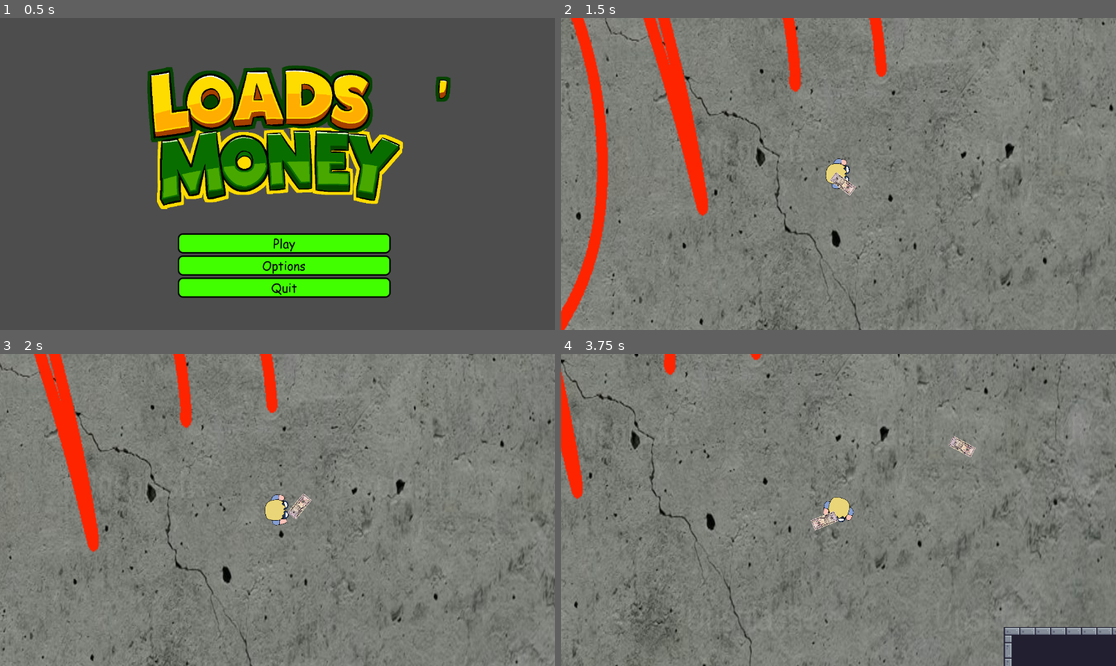
Above: before the commit, frames 1-4 (two rows, left to right).
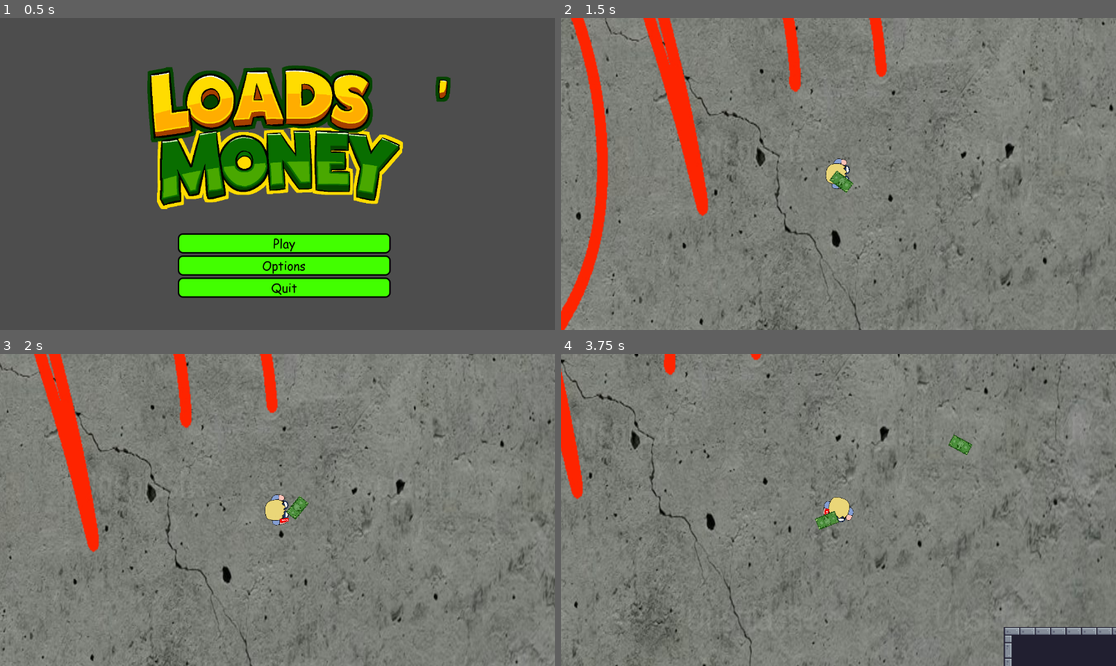
Above: after the commit, the same moments.

Repository: agreene5/Loads-O-Money
Game: Godot game, scene res://main_menu.tscn
The game is run twice, just before and just after one commit, with the same random seed, the same clock (stepped at 60 frames per second) and the same inputs.
Inputs (mouse positions are in pixels of both pictures, inside the frame that each line leads up to):
- Up to frame 1 (0.5 s): no input
- Up to frame 2 (1.5 s): click "Play" at 0.5 s; tap Enter at 1.25 s; move the mouse to (960, 158) at 1.27 s; hold D (right) from 1.28 s (still down); tap E at 1.35 s; click (960, 158) at 1.42 s
- Up to frame 3 (2 s): keep holding D (right)
- Up to frame 4 (3.75 s): move the mouse to (727, 525) at 2.02 s; release D (right) at 2.03 s; hold S (down) 2.03-2.78 s; tap E at 2.1, 2.85, 3.6 s; move the mouse to (894, 441) at 2.77 s; hold D (right) 2.78-3.53 s; move the mouse to (810, 572) at 3.52 s; hold W (up) from 3.53 s (still down); click (810, 572) at 3.67 s

Frame 1 is identical in both runs. In frame 2, 0.2% of the frame differs, in the area x 48-54%, y 48-58%; in frame 3, 0.2%; in frame 4, 0.4%, in the area x 44-75%, y 25-57%.

Commit message:
Added shot assets

Diff:
--- a/Checks/player_1000_check_shot.tscn
+++ b/Checks/player_1000_check_shot.tscn
@@ -1,10 +1,11 @@
 [gd_scene load_steps=5 format=3 uid="uid://cfkg8f4woeshj"]
 
 [ext_resource type="Script" path="res://Checks/Player_Check_Shot.gd" id="1_1t2cq"]
-[ext_resource type="Texture2D" uid="uid://doi0jq4r1xh8o" path="res://Temp_Assets/Temp_Character_Assets/Temp_1000Check_Projectile.png" id="2_hcrrx"]
+[ext_resource type="Texture2D" uid="uid://d2exg5xw67w70" path="res://Finished_Assets/Player_Shot_Assets/Check_1000.PNG" id="2_qylnd"]
 [ext_resource type="Script" path="res://Checks/1000_Check_Health.gd" id="3_w1td3"]
 
 [sub_resource type="RectangleShape2D" id="RectangleShape2D_0x6im"]
+size = Vector2(22.4771, 20.1342)
 
 [node name="Player_1000_Check_Shot" type="RigidBody2D"]
 collision_layer = 2
@@ -13,10 +14,11 @@
 script = ExtResource("1_1t2cq")
 
 [node name="Player_1000_Check_Shot_Sprite" type="Sprite2D" parent="."]
-scale = Vector2(0.24, 0.36)
-texture = ExtResource("2_hcrrx")
+scale = Vector2(0.08, 0.08)
+texture = ExtResource("2_qylnd")
 
 [node name="CollisionShape2D" type="CollisionShape2D" parent="."]
+position = Vector2(-23, -3)
 scale = Vector2(8.72, 5.96)
 shape = SubResource("RectangleShape2D_0x6im")
 
--- a/Checks/player_100_check_shot.tscn
+++ b/Checks/player_100_check_shot.tscn
@@ -1,10 +1,11 @@
 [gd_scene load_steps=5 format=3 uid="uid://na1amkbfo47n"]
 
 [ext_resource type="Script" path="res://Checks/Player_Check_Shot.gd" id="1_hv3mh"]
-[ext_resource type="Texture2D" uid="uid://16frs63ik45w" path="res://Temp_Assets/Temp_Character_Assets/Temp_100Check_Projectile.png" id="2_avtel"]
+[ext_resource type="Texture2D" uid="uid://tort1q8qxmy" path="res://Finished_Assets/Player_Shot_Assets/Check_100.PNG" id="2_yr6em"]
 [ext_resource type="Script" path="res://Checks/100_Check_Health.gd" id="3_idela"]
 
 [sub_resource type="RectangleShape2D" id="RectangleShape2D_dga3a"]
+size = Vector2(21.5278, 18.5)
 
 [node name="Player_100_Check_Shot" type="RigidBody2D"]
 collision_layer = 2
@@ -13,10 +14,11 @@
 script = ExtResource("1_hv3mh")
 
 [node name="Player_100_Check_Shot_Sprite" type="Sprite2D" parent="."]
-scale = Vector2(0.08, 0.12)
-texture = ExtResource("2_avtel")
+scale = Vector2(0.025, 0.025)
+texture = ExtResource("2_yr6em")
 
 [node name="CollisionShape2D" type="CollisionShape2D" parent="."]
+position = Vector2(-7, -0.5)
 scale = Vector2(2.88, 2)
 shape = SubResource("RectangleShape2D_dga3a")
 
--- a/Checks/player_200_check_shot.tscn
+++ b/Checks/player_200_check_shot.tscn
@@ -1,10 +1,11 @@
 [gd_scene load_steps=5 format=3 uid="uid://da7bawe0c0gb"]
 
 [ext_resource type="Script" path="res://Checks/Player_Check_Shot.gd" id="1_ugurk"]
-[ext_resource type="Texture2D" uid="uid://6occ53nqk10j" path="res://Temp_Assets/Temp_Character_Assets/Temp_200Check_Projectile.png" id="2_tn67a"]
+[ext_resource type="Texture2D" uid="uid://b5j2hno6a1arp" path="res://Finished_Assets/Player_Shot_Assets/Check_200.png" id="2_1wmv1"]
 [ext_resource type="Script" path="res://Checks/200_Check_Health.gd" id="3_4d6fd"]
 
 [sub_resource type="RectangleShape2D" id="RectangleShape2D_0mfun"]
+size = Vector2(22.5, 20.2703)
 
 [node name="Player_200_Check_Shot" type="RigidBody2D"]
 collision_layer = 2
@@ -13,10 +14,11 @@
 script = ExtResource("1_ugurk")
 
 [node name="Player_200_Check_Shot_Sprite" type="Sprite2D" parent="."]
-scale = Vector2(0.12, 0.18)
-texture = ExtResource("2_tn67a")
+scale = Vector2(0.04, 0.04)
+texture = ExtResource("2_1wmv1")
 
 [node name="CollisionShape2D" type="CollisionShape2D" parent="."]
+position = Vector2(-11.5, -0.999999)
 scale = Vector2(4.4, 2.96)
 shape = SubResource("RectangleShape2D_0mfun")
 
--- a/Checks/player_500_check_shot.tscn
+++ b/Checks/player_500_check_shot.tscn
@@ -1,10 +1,11 @@
 [gd_scene load_steps=5 format=3 uid="uid://qxpgsq6pds5y"]
 
 [ext_resource type="Script" path="res://Checks/Player_Check_Shot.gd" id="1_wf0ve"]
-[ext_resource type="Texture2D" uid="uid://bcrfrgcnn77bw" path="res://Temp_Assets/Temp_Character_Assets/Temp_500Check_Projectile.png" id="2_md7k1"]
+[ext_resource type="Texture2D" uid="uid://lfiug8snipvf" path="res://Finished_Assets/Player_Shot_Assets/Check_500.PNG" id="2_y8jfq"]
 [ext_resource type="Script" path="res://Checks/500_Check_Health.gd" id="3_opyej"]
 
 [sub_resource type="RectangleShape2D" id="RectangleShape2D_824l6"]
+size = Vector2(20.9184, 18.5)
 
 [node name="Player_500_Check_Shot" type="RigidBody2D"]
 collision_layer = 2
@@ -13,10 +14,11 @@
 script = ExtResource("1_wf0ve")
 
 [node name="Player_500_Check_Shot_Sprite" type="Sprite2D" parent="."]
-scale = Vector2(0.16, 0.24)
-texture = ExtResource("2_md7k1")
+scale = Vector2(0.05, 0.05)
+texture = ExtResource("2_y8jfq")
 
 [node name="CollisionShape2D" type="CollisionShape2D" parent="."]
+position = Vector2(-14.5, -2)
 scale = Vector2(5.88, 4)
 shape = SubResource("RectangleShape2D_824l6")
 
--- a/Coins/player_dime_coin_shot.tscn
+++ b/Coins/player_dime_coin_shot.tscn
@@ -1,7 +1,7 @@
 [gd_scene load_steps=6 format=3 uid="uid://b8yrxl70tl2so"]
 
 [ext_resource type="Script" path="res://Coins/Player_Coin_Shot.gd" id="1_ndrxx"]
-[ext_resource type="Texture2D" uid="uid://doxph6xksgtn6" path="res://Temp_Assets/Temp_Character_Assets/Temp_Dime_Projectile.png" id="2_4n57j"]
+[ext_resource type="Texture2D" uid="uid://o25ny8563yco" path="res://Finished_Assets/Player_Shot_Assets/Dime.png" id="2_q4vsr"]
 [ext_resource type="Script" path="res://Coins/Dime_Coin_Health.gd" id="3_ah5sr"]
 
 [sub_resource type="PhysicsMaterial" id="PhysicsMaterial_ttk0f"]
@@ -19,8 +19,8 @@
 script = ExtResource("1_ndrxx")
 
 [node name="Player_Dime_Coin_Shot_Sprite" type="Sprite2D" parent="."]
-scale = Vector2(0.09, 0.09)
-texture = ExtResource("2_4n57j")
+scale = Vector2(0.02, 0.02)
+texture = ExtResource("2_q4vsr")
 
 [node name="CollisionShape2D" type="CollisionShape2D" parent="."]
 scale = Vector2(0.09, 0.09)
--- a/Coins/player_penny_coin_shot.tscn
+++ b/Coins/player_penny_coin_shot.tscn
@@ -1,7 +1,7 @@
 [gd_scene load_steps=6 format=3 uid="uid://bwi0xdbbp20i3"]
 
 [ext_resource type="Script" path="res://Coins/Player_Coin_Shot.gd" id="1_122c1"]
-[ext_resource type="Texture2D" uid="uid://bttlk4vnwbtsu" path="res://Temp_Assets/Temp_Character_Assets/Temp_Penny_Projectile.png" id="2_mmu8e"]
+[ext_resource type="Texture2D" uid="uid://b5jpcy4l1fspq" path="res://Finished_Assets/Player_Shot_Assets/Penny.png" id="2_vapwh"]
 [ext_resource type="Script" path="res://Coins/Penny_Coin_Health.gd" id="3_ykben"]
 
 [sub_resource type="PhysicsMaterial" id="PhysicsMaterial_fs2dq"]
@@ -19,8 +19,8 @@
 script = ExtResource("1_122c1")
 
 [node name="Player_Penny_Coin_Shot_Sprite" type="Sprite2D" parent="."]
-scale = Vector2(0.09, 0.09)
-texture = ExtResource("2_mmu8e")
+scale = Vector2(0.023, 0.023)
+texture = ExtResource("2_vapwh")
 
 [node name="CollisionShape2D" type="CollisionShape2D" parent="."]
 scale = Vector2(1.05, 1.05)
--- a/Coins/player_quarter_coin_shot.tscn
+++ b/Coins/player_quarter_coin_shot.tscn
@@ -1,7 +1,7 @@
 [gd_scene load_steps=6 format=3 uid="uid://c0n57iajvvms4"]
 
 [ext_resource type="Script" path="res://Coins/Player_Coin_Shot.gd" id="1_1fsop"]
-[ext_resource type="Texture2D" uid="uid://dapd30g1yj2fb" path="res://Temp_Assets/Temp_Character_Assets/Temp_Quarter_Projectile.png" id="1_qvpkh"]
+[ext_resource type="Texture2D" uid="uid://cfu37jkjheobh" path="res://Finished_Assets/Player_Shot_Assets/Quarter.png" id="2_amywr"]
 [ext_resource type="Script" path="res://Coins/Quarter_Coin_Health.gd" id="3_iufmc"]
 
 [sub_resource type="PhysicsMaterial" id="PhysicsMaterial_63h50"]
@@ -19,8 +19,8 @@
 script = ExtResource("1_1fsop")
 
 [node name="Player_Quarter_Coin_Shot_Sprite" type="Sprite2D" parent="."]
-scale = Vector2(0.12, 0.12)
-texture = ExtResource("1_qvpkh")
+scale = Vector2(0.023, 0.023)
+texture = ExtResource("2_amywr")
 
 [node name="CollisionShape2D" type="CollisionShape2D" parent="."]
 scale = Vector2(0.132, 0.132)
--- a/Dollars/player_grant_dollar_shot.tscn
+++ b/Dollars/player_grant_dollar_shot.tscn
@@ -1,11 +1,11 @@
 [gd_scene load_steps=5 format=3 uid="uid://csowyuhg1tqi"]
 
 [ext_resource type="Script" path="res://Player_Dollar_Shot.gd" id="1_futbe"]
-[ext_resource type="Texture2D" uid="uid://dn7o5nmv8uby6" path="res://Temp_Assets/Temp_Character_Assets/Temp_50Dollar_Projectile.png" id="2_7hnta"]
+[ext_resource type="Texture2D" uid="uid://bgsa1tbusjxmr" path="res://Finished_Assets/Player_Shot_Assets/Grant_50Dollar.png" id="2_qedpi"]
 [ext_resource type="Script" path="res://Dollars/Grant_Dollar_Health.gd" id="3_ddbv3"]
 
 [sub_resource type="RectangleShape2D" id="RectangleShape2D_i5vb3"]
-size = Vector2(52, 22)
+size = Vector2(44, 25)
 
 [node name="Player_Grant_Dollar_Shot" type="RigidBody2D"]
 collision_layer = 2
@@ -15,11 +15,12 @@
 
 [node name="Sprite2D" type="Sprite2D" parent="."]
 position = Vector2(2.08165e-12, 2.08165e-12)
-scale = Vector2(0.0809505, 0.0825645)
-texture = ExtResource("2_7hnta")
+rotation = -1.5708
+scale = Vector2(0.018, 0.018)
+texture = ExtResource("2_qedpi")
 
 [node name="CollisionShape2D" type="CollisionShape2D" parent="."]
-position = Vector2(2.08165e-12, 2.08165e-12)
+position = Vector2(-5, -1.5)
 shape = SubResource("RectangleShape2D_i5vb3")
 
 [node name="Grant_Collision_Detector" type="Area2D" parent="."]
--- a/Dollars/player_jackson_dollar_shot.tscn
+++ b/Dollars/player_jackson_dollar_shot.tscn
@@ -1,11 +1,11 @@
 [gd_scene load_steps=5 format=3 uid="uid://bgmgvk64bwrhs"]
 
 [ext_resource type="Script" path="res://Player_Dollar_Shot.gd" id="1_du7jk"]
-[ext_resource type="Texture2D" uid="uid://n8hvfvvdtbbk" path="res://Temp_Assets/Temp_Character_Assets/Temp_20Dollar_Projectile.png" id="2_1m3ge"]
+[ext_resource type="Texture2D" uid="uid://cf13hjjlof7mb" path="res://Finished_Assets/Player_Shot_Assets/Jackson_20Dollar.png" id="2_3347s"]
 [ext_resource type="Script" path="res://Dollars/Jackson_Dollar_Health.gd" id="3_xnbbj"]
 
 [sub_resource type="RectangleShape2D" id="RectangleShape2D_fweh3"]
-size = Vector2(52, 22)
+size = Vector2(44, 25)
 
 [node name="Player_Jackson_Dollar_Shot" type="RigidBody2D"]
 collision_layer = 2
@@ -15,11 +15,12 @@
 
 [node name="Sprite2D" type="Sprite2D" parent="."]
 position = Vector2(2.08165e-12, 2.08165e-12)
-scale = Vector2(0.08, 0.0815019)
-texture = ExtResource("2_1m3ge")
+rotation = -1.5708
+scale = Vector2(0.018, 0.018)
+texture = ExtResource("2_3347s")
 
 [node name="CollisionShape2D" type="CollisionShape2D" parent="."]
-position = Vector2(2.08165e-12, 2.08165e-12)
+position = Vector2(-5, -1.5)
 shape = SubResource("RectangleShape2D_fweh3")
 
 [node name="Jackson_Collision_Detector" type="Area2D" parent="."]
--- a/Dollars/player_lincoln_dollar_shot.tscn
+++ b/Dollars/player_lincoln_dollar_shot.tscn
@@ -1,11 +1,11 @@
 [gd_scene load_steps=5 format=3 uid="uid://cpvjf3txvtbpg"]
 
 [ext_resource type="Script" path="res://Player_Dollar_Shot.gd" id="1_rrsk0"]
-[ext_resource type="Texture2D" uid="uid://dmly186oy21j8" path="res://Temp_Assets/Temp_Character_Assets/Temp_5Dollar_Projectile.png" id="2_mp57q"]
+[ext_resource type="Texture2D" uid="uid://pbb28os88xvh" path="res://Finished_Assets/Player_Shot_Assets/Lincoln_5Dollar.PNG" id="2_akval"]
 [ext_resource type="Script" path="res://Dollars/Lincoln_Dollar_Health.gd" id="3_helgf"]
 
 [sub_resource type="RectangleShape2D" id="RectangleShape2D_uxsml"]
-size = Vector2(52, 22)
+size = Vector2(44, 25)
 
 [node name="Player_Lincoln_Dollar_Shot" type="RigidBody2D"]
 collision_layer = 2
@@ -15,11 +15,12 @@
 
 [node name="Sprite2D" type="Sprite2D" parent="."]
 position = Vector2(2.08165e-12, 2.08165e-12)
-scale = Vector2(0.0803159, 0.0821167)
-texture = ExtResource("2_mp57q")
+rotation = -1.5708
+scale = Vector2(0.018, 0.018)
+texture = ExtResource("2_akval")
 
 [node name="CollisionShape2D" type="CollisionShape2D" parent="."]
-position = Vector2(2.08165e-12, 2.08165e-12)
+position = Vector2(-5, -1.5)
 shape = SubResource("RectangleShape2D_uxsml")
 
 [node name="Lincoln_Collision_Detector" type="Area2D" parent="."]
--- a/Dollars/player_washington_dollar_shot.tscn
+++ b/Dollars/player_washington_dollar_shot.tscn
@@ -1,11 +1,11 @@
 [gd_scene load_steps=5 format=3 uid="uid://cpju1pigh4exx"]
 
 [ext_resource type="Script" path="res://Player_Dollar_Shot.gd" id="1_jyoi1"]
-[ext_resource type="Texture2D" uid="uid://cdfwkrwvfdu15" path="res://Temp_Assets/Temp_Character_Assets/Temp_Dollar_Projectile.png" id="2_e34gv"]
+[ext_resource type="Texture2D" uid="uid://dj172u042yl2k" path="res://Finished_Assets/Player_Shot_Assets/Washington_1Dollar.png" id="2_r6hsh"]
 [ext_resource type="Script" path="res://Dollars/Washington_Dollar_Health.gd" id="3_uh5av"]
 
 [sub_resource type="RectangleShape2D" id="RectangleShape2D_0cnso"]
-size = Vector2(52, 22)
+size = Vector2(44, 25)
 
 [node name="Player__Washington_Dollar_Shot" type="RigidBody2D"]
 collision_layer = 2
@@ -14,10 +14,12 @@
 script = ExtResource("1_jyoi1")
 
 [node name="Player_Washington_Dollar_Shot_Sprite" type="Sprite2D" parent="."]
-scale = Vector2(0.08, 0.08)
-texture = ExtResource("2_e34gv")
+rotation = -1.5708
+scale = Vector2(0.018, 0.018)
+texture = ExtResource("2_r6hsh")
 
 [node name="CollisionShape2D" type="CollisionShape2D" parent="."]
+position = Vector2(-5, -1.5)
 shape = SubResource("RectangleShape2D_0cnso")
 
 [node name="Washington_Collision_Detector" type="Area2D" parent="."]
--- a/Global_Variables.gd
+++ b/Global_Variables.gd
@@ -5,10 +5,27 @@
 
 var money = 100000.0 # Defines the players money value (default value starts at $10)
 
+signal Coin_Variant_changed
 var Coin_Variant = 3  # Determines the coin variant the user has | 0: Penny, 1: Nickel, 2: Dime, 3: Quarter
+func set_Coin_Variant(new_value):
+		Coin_Variant = new_value
+		emit_signal("Coin_Variant_changed")
+
 
 var Dollar_Variant = 3 # Determines the dollar variant the user has | 0: Washington, 1: Lincoln, 2: Jackson, 3: Grant
 
+
+signal Check_Variant_changed
 var Check_Variant = 3 # Determines the check variant the user has | 0: $100 Check, 1: $200 Check, 2: $500 Check, 3: $1000 CHeck
+func set_Check_Variant(new_value):
+		Check_Variant = new_value
+		emit_signal("Check_Variant_changed")
+
+
+signal Current_Shot_changed
+var Current_Shot = 0 # Determines what shot the player is currently using | 0: Coin, 1: Dollar, 2: Check
+func set_Current_Shot(new_value):
+		Current_Shot = new_value
+		emit_signal("Current_Shot_changed")
 
 # Shot health calculation function
--- a/Player/Player_Shot_Script.gd
+++ b/Player/Player_Shot_Script.gd
@@ -63,6 +63,7 @@
 func fire_shot():
 	match current_shot_type:
 		ShotType.COIN:
+			Global_Variables.set_Current_Shot(0)
 			var coin_type
 			var cost = coin_costs[Coin_Variant]
 			match Coin_Variant:
@@ -77,6 +78,7 @@
 			_handle_coin_shot(coin_type, cost)
 
 		ShotType.DOLLAR:
+			Global_Variables.set_Current_Shot(1)
 			var dollar_type
 			var cost = dollar_costs[Dollar_Variant]
 			match Dollar_Variant:
@@ -94,6 +96,7 @@
 
 
 		ShotType.CHECK:
+			Global_Variables.set_Current_Shot(2)
 			var check_type
 			var cost = check_costs[Check_Variant]
 			match Coin_Variant:
--- a/Player/player.tscn
+++ b/Player/player.tscn
@@ -1,9 +1,11 @@
-[gd_scene load_steps=5 format=3 uid="uid://by1ubyds8mqk3"]
+[gd_scene load_steps=7 format=3 uid="uid://by1ubyds8mqk3"]
 
 [ext_resource type="Script" path="res://Player/Player_Movement_Script.gd" id="1_hwsdl"]
 [ext_resource type="Script" path="res://Player/Camera_Movement_Script.gd" id="2_x6mct"]
 [ext_resource type="Script" path="res://Player/Player_Shot_Script.gd" id="3_yqww1"]
 [ext_resource type="Texture2D" uid="uid://cc6iiav4emb1f" path="res://Finished_Assets/Player_Body_Assets/Unemployed_Todd.png" id="4_mhaun"]
+[ext_resource type="Texture2D" uid="uid://dkh66hpdpirxg" path="res://Finished_Assets/Player_In_Hand_Assets/Tiny_Moneygun.png" id="5_7x1tx"]
+[ext_resource type="Script" path="res://Player/shot_in_hand.gd" id="6_y3fsq"]
 
 [node name="Player" type="CharacterBody2D"]
 
@@ -23,3 +25,9 @@
 [node name="Player_Sprite" type="Sprite2D" parent="."]
 scale = Vector2(0.1, 0.1)
 texture = ExtResource("4_mhaun")
+
+[node name="Shot_In_Hand_Sprite" type="Sprite2D" parent="."]
+position = Vector2(11, 24)
+scale = Vector2(0.02, 0.02)
+texture = ExtResource("5_7x1tx")
+script = ExtResource("6_y3fsq")
--- /dev/null
+++ b/Player/shot_in_hand.gd
@@ -0,0 +1,40 @@
+# This script determines the sprite that'll show up in the players hand.
+
+extends Sprite2D
+
+var penny_asset = preload("res://Finished_Assets/Player_In_Hand_Assets/Tiny_Penny.png")
+var nickel_asset = preload("res://Finished_Assets/Player_In_Hand_Assets/Tiny_Nickel.png")
+var dime_asset = preload("res://Finished_Assets/Player_In_Hand_Assets/Tiny_Dime.png")
+var quarter_asset = preload("res://Finished_Assets/Player_In_Hand_Assets/Tiny_Quarter.png")
+
+var money_gun_asset = preload("res://Finished_Assets/Player_In_Hand_Assets/Tiny_Moneygun.png")
+
+var check100_asset = preload("res://Finished_Assets/Player_In_Hand_Assets/Tiny_100Check.png")
+var check200_asset = preload("res://Finished_Assets/Player_In_Hand_Assets/Tiny_200Check.png")
+var check500_asset = preload("res://Finished_Assets/Player_In_Hand_Assets/Tiny_500Check.png")
+var check1000_asset = preload("res://Finished_Assets/Player_In_Hand_Assets/Tiny_1000Check.png")
+
+func _ready():
+	# These signals tell when the shot type or variant changes
+	Global_Variables.connect("Current_Shot_changed", Callable(self, "_update_texture"))
+	Global_Variables.connect("Coin_Variant_changed", Callable(self, "_update_texture"))
+	Global_Variables.connect("Check_Variant_changed", Callable(self, "_update_texture"))
+
+	_update_texture()
+
+func _update_texture():
+	match Global_Variables.Current_Shot:
+		0:  # Coin
+			match Global_Variables.Coin_Variant:
+				0: texture = penny_asset
+				1: texture = nickel_asset
+				2: texture = dime_asset
+				3: texture = quarter_asset
+		1:  # Money Gun
+			texture = money_gun_asset
+		2:  # Check
+			match Global_Variables.Check_Variant:
+				0: texture = check100_asset
+				1: texture = check200_asset
+				2: texture = check500_asset
+				3: texture = check1000_asset
Binary file added: Finished_Assets/Player_In_Hand_Assets/Tiny_1000Check.png
Not shown, added: Finished_Assets/Player_In_Hand_Assets/Tiny_1000Check.png.import
Binary file added: Finished_Assets/Player_In_Hand_Assets/Tiny_100Check.png
Not shown, added: Finished_Assets/Player_In_Hand_Assets/Tiny_100Check.png.import
Binary file added: Finished_Assets/Player_In_Hand_Assets/Tiny_200Check.png
Not shown, added: Finished_Assets/Player_In_Hand_Assets/Tiny_200Check.png.import
Binary file added: Finished_Assets/Player_In_Hand_Assets/Tiny_500Check.png
Not shown, added: Finished_Assets/Player_In_Hand_Assets/Tiny_500Check.png.import
Binary file added: Finished_Assets/Player_In_Hand_Assets/Tiny_Dime.png
Not shown, added: Finished_Assets/Player_In_Hand_Assets/Tiny_Dime.png.import
Binary file added: Finished_Assets/Player_In_Hand_Assets/Tiny_Moneygun.png
Not shown, added: Finished_Assets/Player_In_Hand_Assets/Tiny_Moneygun.png.import
(and 30 more such lines)
